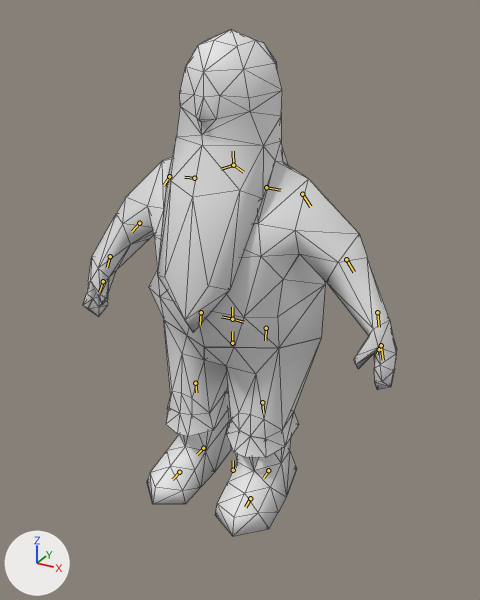
Renders of the Blender file assets-src/rooms/tavern/creature-clips/Dwarf2.blend from each side of a commit.
One viewpoint serves both versions: a 50 mm lens placed at (0.46, -0.813, 0.736), pointed at (0.027, -0.026, 0.343). The lights are fixed; the arrows at lower left show +X, +Y and +Z. The first picture is the older version. The bones that change, and the others that lie on the model, are drawn over the model as lines. Mesh edges are drawn as thin lines.

Objects in the first picture: 'Dwarf2SourceMesh'.
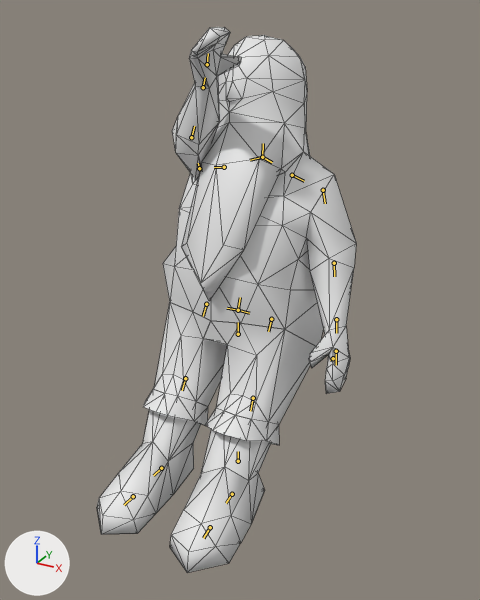
The newer file adds an action. The first version stands in its rest pose; the second is drawn at frame 24 of the action 'SitDrink'.

What the commit changed:
Bone 'cog2' (bone_cog2) moves from (0.0, 0.0, 0.0) to (0.0, 0.008, -0.018).
Bone 'spine' (bone_spine) turns from (0, 0, 0) to (-18, 0, 0) degrees about its own x, y and z.
Bone 'shoulder2_r' (bone_shoulder2_r) turns from (0, 0, 0) to (-2, -3, 1) degrees about its own x, y and z.
Bone 'arm_r' (bone_arm_r) turns from (0, 0, 0) to (-15, 38, 116) degrees about its own x, y and z.
Bone 'forearm_r' (bone_forearm_r) turns from (0, 0, 0) to (-17, -3, 12) degrees about its own x, y and z.
Bone 'hand_r' (bone_hand_r) turns from (0, 0, 0) to (-21, -10, 25) degrees about its own x, y and z.
Bone 'shoulder2_l' (bone_shoulder2_l) turns from (0, 0, 0) to (0, 2, -11) degrees about its own x, y and z.
Bone 'arm_l' (bone_arm_l) turns from (0, 0, 0) to (-9, 1, 1) degrees about its own x, y and z.
Bone 'forearm_l' (bone_forearm_l) turns from (0, 0, 0) to (-3, 0, 3) degrees about its own x, y and z.
Bone 'hand_l' (bone_hand_l) turns from (0, 0, 0) to (-21, 4, 0) degrees about its own x, y and z.
Bone 'head' (bone_head) turns from (0, 0, 0) to (2, -11, 7) degrees about its own x, y and z.
Bone 'leg_l' (bone_leg_l) turns from (0, 0, 0) to (-24, -3, 1) degrees about its own x, y and z.
Bone 'lowleg_l' (bone_lowleg_l) turns from (0, 0, 0) to (10, 5, -10) degrees about its own x, y and z.
Bone 'foot_l' (bone_foot_l) turns from (0, 0, 0) to (-39, 1, 2) degrees about its own x, y and z.
Bone 'leg_r' (bone_leg_r) turns from (0, 0, 0) to (-24, 3, -1) degrees about its own x, y and z.
Bone 'lowleg_r' (bone_lowleg_r) turns from (0, 0, 0) to (10, -5, 10) degrees about its own x, y and z.
Bone 'foot_r' (bone_foot_r) turns from (0, 0, 0) to (-39, -1, -2) degrees about its own x, y and z.

Location of each change, (x1, y1, x2, y2) in pixels of the pictures (480 x 600 px):
'Dwarf2SourceMesh', posed (17% narrower, 8% taller): before (83, 30, 397, 536); after (97, 27, 356, 573)
bone 'cog2', root to tip: before (233, 470) to (233, 460); after (238, 461) to (238, 451)
bone 'spine', root to tip: before (232, 319) to (232, 307); after (238, 310) to (240, 297)
bone 'shoulder2_r', root to tip: before (194, 178) to (184, 177); after (224, 167) to (214, 167)
bone 'arm_r', root to tip: before (169, 176) to (163, 185); after (199, 168) to (198, 163)
bone 'forearm_r', root to tip: before (139, 223) to (132, 231); after (191, 137) to (194, 126)
bone 'hand_r', root to tip: before (110, 256) to (107, 267); after (203, 87) to (205, 77)
bone 'shoulder2_l', root to tip: before (266, 187) to (280, 190); after (292, 175) to (304, 181)
bone 'arm_l', root to tip: before (302, 194) to (310, 206); after (323, 190) to (325, 203)
bone 'forearm_l', root to tip: before (346, 259) to (354, 272); after (334, 263) to (334, 276)
bone 'hand_l', root to tip: before (377, 312) to (379, 327); after (336, 319) to (336, 333)
bone 'head', root to tip: before (233, 165) to (233, 151); after (262, 157) to (263, 143)
bone 'leg_l', root to tip: before (266, 328) to (265, 340); after (271, 319) to (268, 331)
bone 'lowleg_l', root to tip: before (262, 402) to (263, 412); after (253, 398) to (250, 411)
bone 'foot_l', root to tip: before (268, 470) to (263, 478); after (232, 494) to (226, 503)
bone 'leg_r', root to tip: before (201, 312) to (200, 324); after (206, 304) to (203, 316)
bone 'lowleg_r', root to tip: before (195, 383) to (196, 392); after (185, 378) to (182, 390)
bone 'foot_r', root to tip: before (203, 448) to (197, 454); after (161, 468) to (153, 475)
